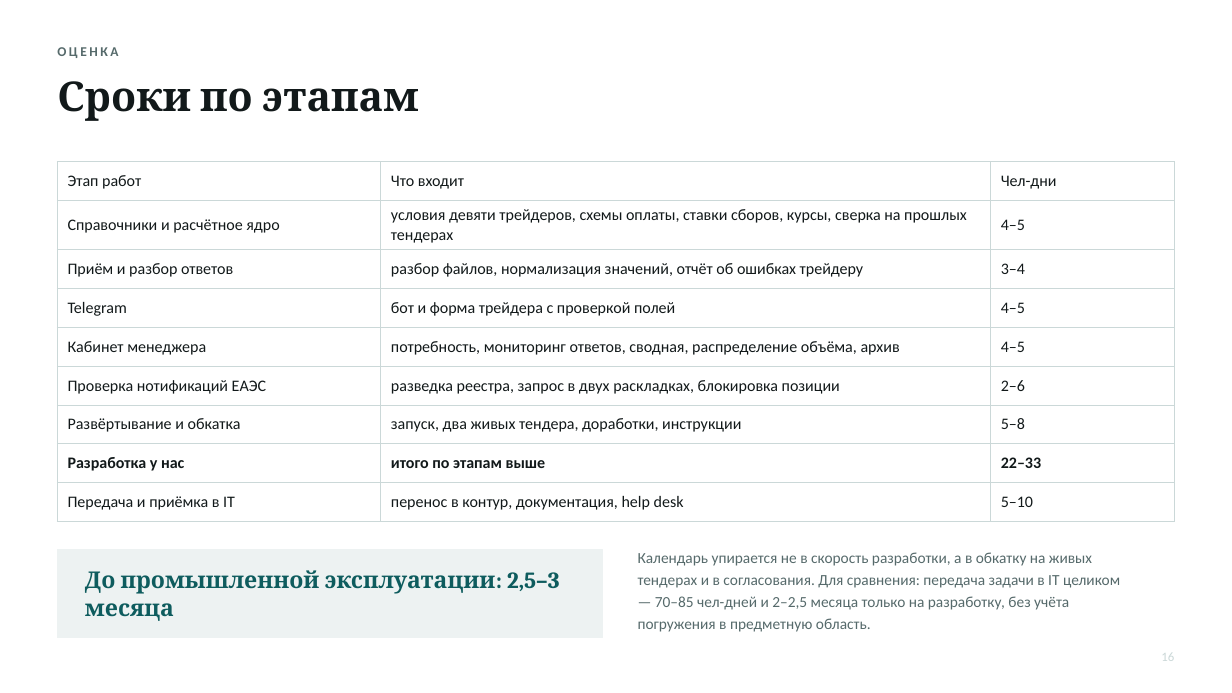
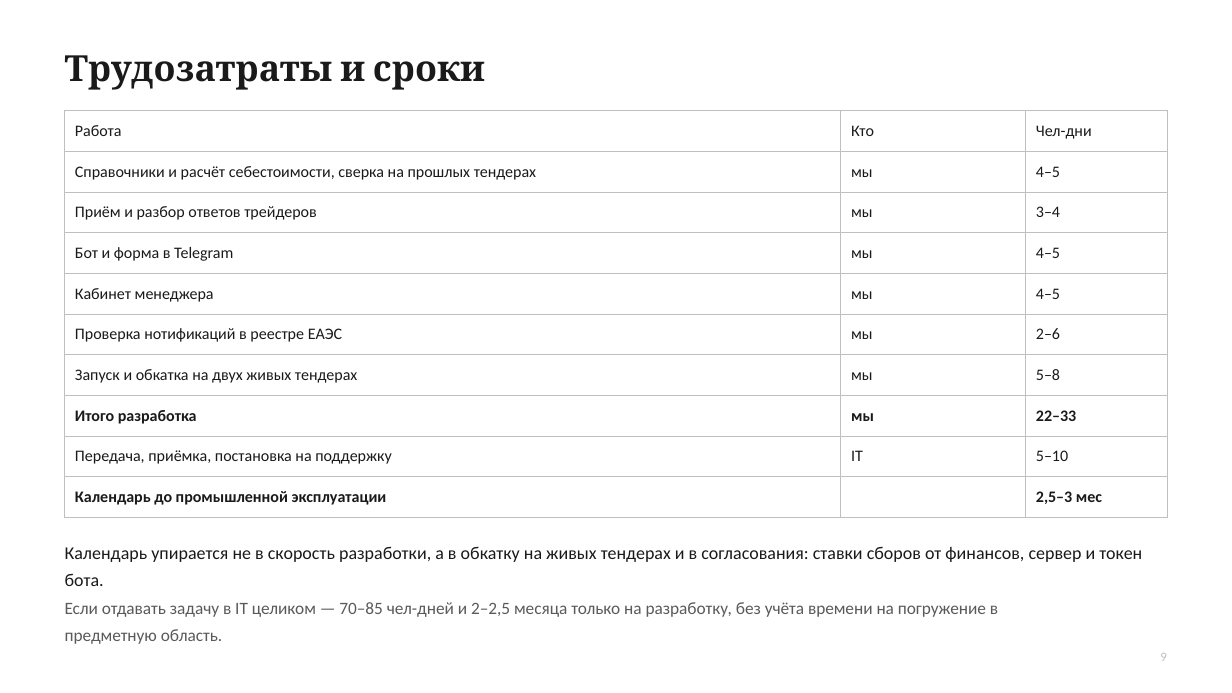
Before and after one commit to headecom5el/tender_calculator, a slide deck: slide 10 of docs/tendernyy-kalkulyator.pptx (slide 16 before the commit). Drawn at 1232x693 pixels with LibreOffice and Linux fonts; fonts in the diff are those of the drawing. Boxes give left, top, right and bottom in pixels: in the first picture for what was removed or moved away, otherwise in the second. Text is boxed around its words. In the diff, an @@ line names an element or a change of style, - is before the commit and + after.

```diff
--- a/docs/tendernyy-kalkulyator.pptx
+++ b/docs/tendernyy-kalkulyator.pptx
@@ text removed at (57,47,118,58) @@
-ОЦЕНКА
@@ text at (65,55,485,90): text changed; size 32 to 28 pt; text colour #12191A to #1A1A1A @@
-Сроки по этапам
+Трудозатраты и сроки
@@ table at (65,111,1167,509) @@
-row 1: Этап работ | Что входит | Чел-дни
-row 2: Справочники и расчётное ядро | условия девяти трейдеров, схемы оплаты, ставки сборов, курсы, сверка на прошлых тендерах | 4–5
-row 3: Приём и разбор ответов | разбор файлов, нормализация значений, отчёт об ошибках трейдеру | 3–4
-row 4: Telegram | бот и форма трейдера с проверкой полей | 4–5
-row 5: Кабинет менеджера | потребность, мониторинг ответов, сводная, распределение объёма, архив | 4–5
-row 6: Проверка нотификаций ЕАЭС | разведка реестра, запрос в двух раскладках, блокировка позиции | 2–6
-row 7: Развёртывание и обкатка | запуск, два живых тендера, доработки, инструкции | 5–8
-row 8: Разработка у нас | итого по этапам выше | 22–33
-row 9: Передача и приёмка в IT | перенос в контур, документация, help desk | 5–10
+row 1: Работа | Кто | Чел-дни
+row 2: Справочники и расчёт себестоимости, сверка на прошлых тендерах | мы | 4–5
+row 3: Приём и разбор ответов трейдеров | мы | 3–4
+row 4: Бот и форма в Telegram | мы | 4–5
+row 5: Кабинет менеджера | мы | 4–5
+row 6: Проверка нотификаций в реестре ЕАЭС | мы | 2–6
+row 7: Запуск и обкатка на двух живых тендерах | мы | 5–8
+row 8: Итого разработка | мы | 22–33
+row 9: Передача, приёмка, постановка на поддержку | IT | 5–10
+row 10: Календарь до промышленной эксплуатации |  | 2,5–3 мес
@@ table: place and size @@
-table at (57,162,1175,514)
+table at (65,111,1167,509)
@@ rectangle removed at (57,550,603,638) @@
@@ text added at (65,546,1142,586), 14 pt, text #1A1A1A @@
+Календарь упирается не в скорость разработки, а в обкатку на живых тендерах и в согласования: ставки сборов от финансов, сервер и токен бота.
@@ text removed at (85,570,559,621) @@
-До промышленной эксплуатации: 2,5–3 месяца
@@ text at (65,602,998,644): text changed; size 12 to 13.5 pt; text colour #566A6B to #5A5A5A @@
-Календарь упирается не в скорость разработки, а в обкатку на живых тендерах и в согласования. Для сравнения: передача задачи в IT целиком — 70–85 чел-дней и 2–2,5 месяца только на разработку, без учёта погружения в предметную область.
+Если отдавать задачу в IT целиком — 70–85 чел-дней и 2–2,5 месяца только на разработку, без учёта времени на погружение в предметную область.
@@ text added at (1160,653,1166,661), 10 pt, text #BFBFBF @@
+9
@@ text removed at (1161,653,1174,661) @@
-16
```
Also in this commit, not shown: 5 other slides changed, 5 slides added, 12 slides removed, 1 other file.
